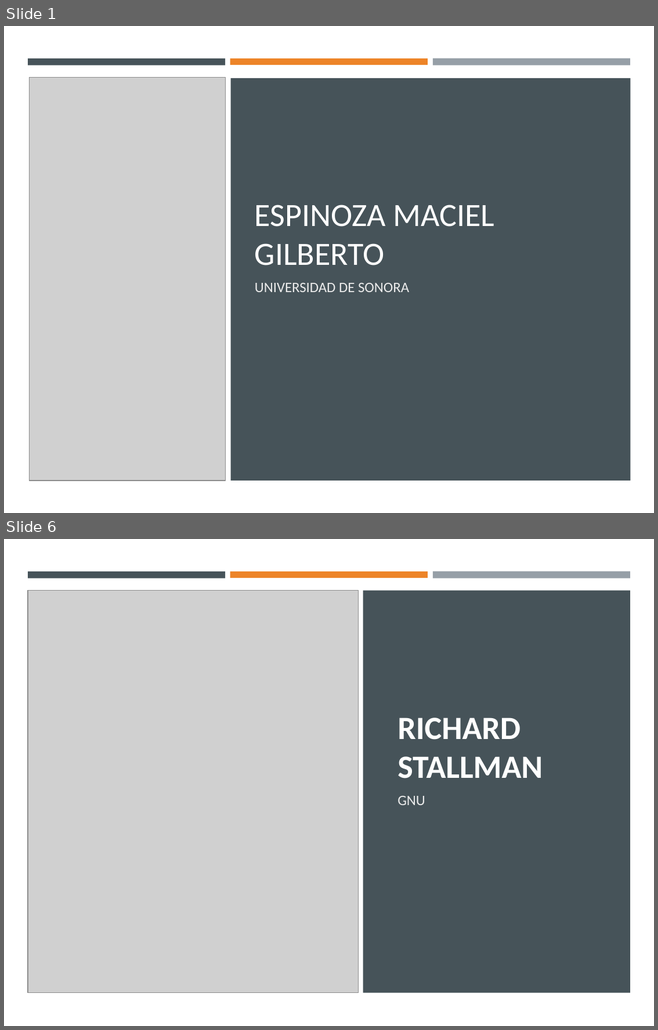
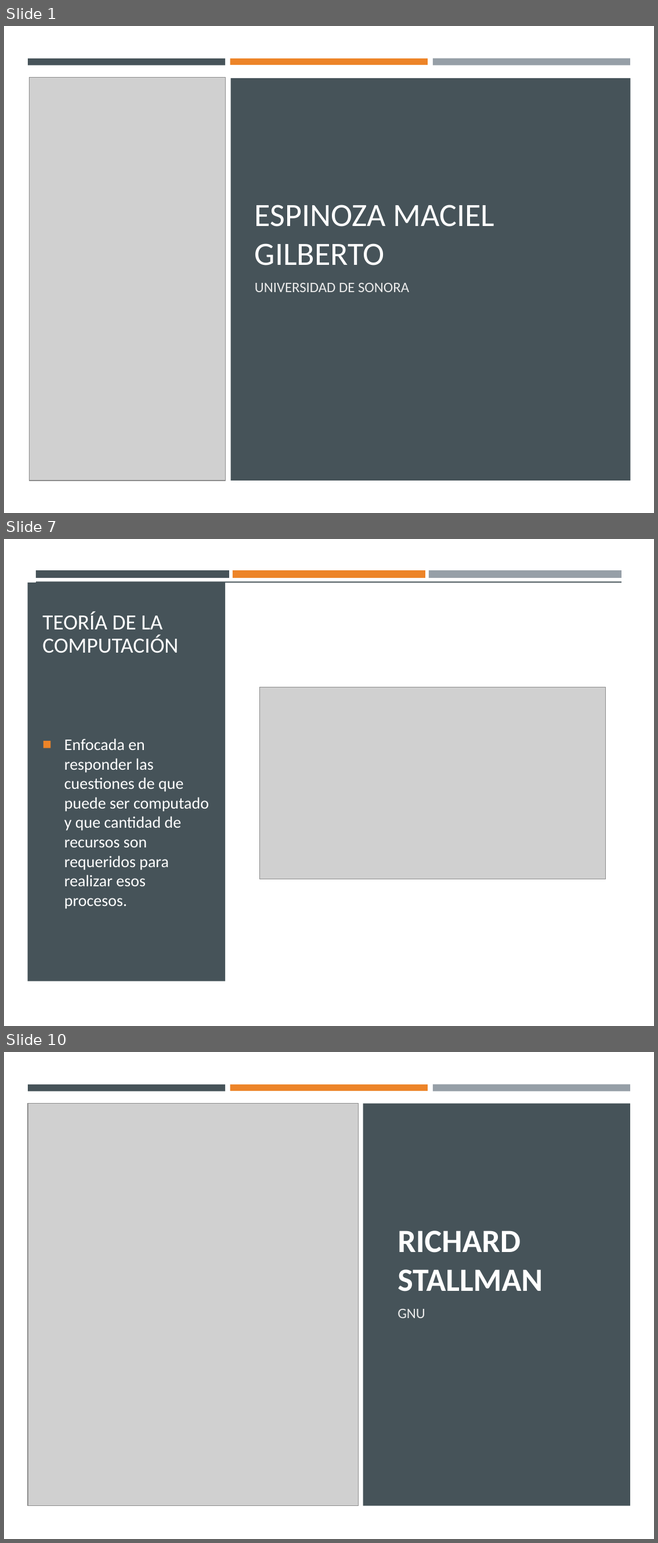
Before and after one commit to gilbertoesp/EstructurasDeDatos, a slide deck: Expos/Espinoza_PrimerExpo.pptx. Shown one above the other, each under a label of ours: slides 1 and 6 before the commit, slides 1, 7 and 10 after it; the slides between them are not shown. The pictures are 658x1030 and 658x1543 pixels, drawn with LibreOffice and Linux fonts; fonts in the diff are those of the drawing; grey boxes stand for pictures. Boxes give left, top, right and bottom in pixels: in the first picture for what was removed or moved away, otherwise in the second. Text is boxed around its words. In the diff, an @@ line names an element or a change of style, - is before the commit and + after.

```diff
--- a/Expos/Espinoza_PrimerExpo.pptx
+++ b/Expos/Espinoza_PrimerExpo.pptx
@@ slide 7 added at bbox=[4, 539, 654, 1026], background #FFFFFF @@
@@ rectangle added at bbox=[36, 570, 229, 578], fill #465359 @@
@@ rectangle added at bbox=[233, 570, 425, 578], fill #ED8428 @@
@@ rectangle added at bbox=[429, 570, 621, 578], fill #969FA7 @@
@@ rectangle added at bbox=[4, 583, 654, 1026], fill #FFFFFF @@
@@ rectangle added at bbox=[27, 583, 225, 982], fill #465359 @@
@@ rectangle added at bbox=[36, 582, 621, 671], fill #465359 @@
@@ title added at bbox=[42, 611, 178, 653], 24 pt, text #FFFFFF @@
+TEORÍA DE LA COMPUTACIÓN
@@ picture added at bbox=[259, 687, 605, 879] @@
@@ text added at bbox=[64, 739, 209, 909], 18 pt, text #FFFFFF @@
+■ Enfocada en responder las cuestiones de que puede ser computado y que cantidad de recursos son requeridos para realizar esos procesos.
@@ what was slide 6 is now slide 10 @@
```
Also in this commit, not shown: 5 slides changed, 6 other slides added, 1 slide removed, 8 other files.
